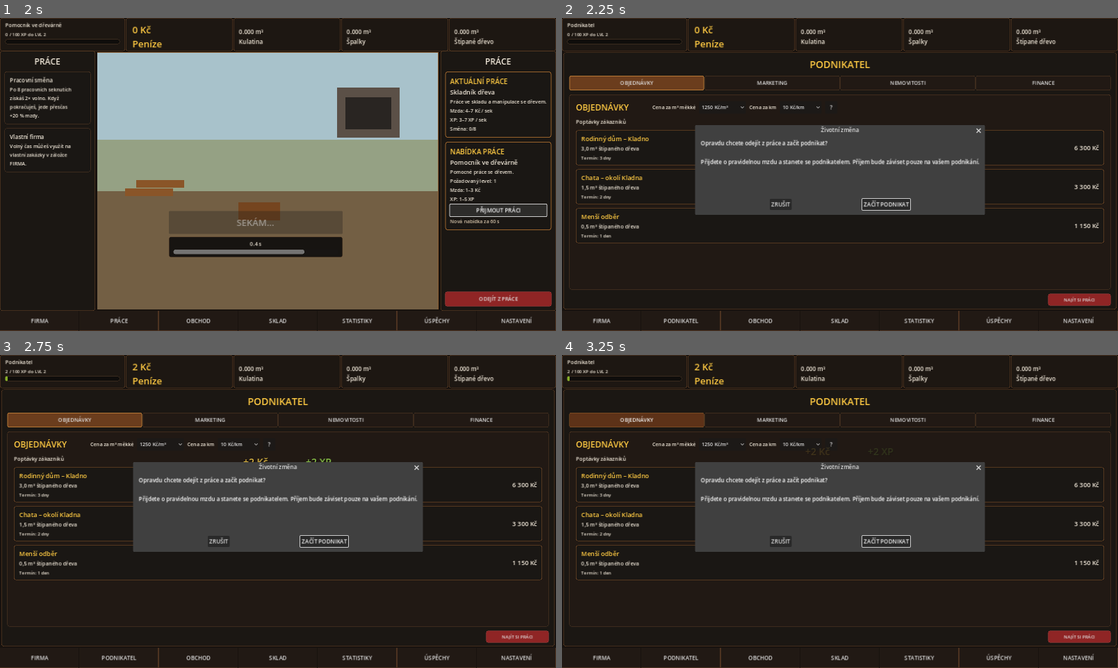
Above: before the commit, frames 1-4 (two rows, left to right).
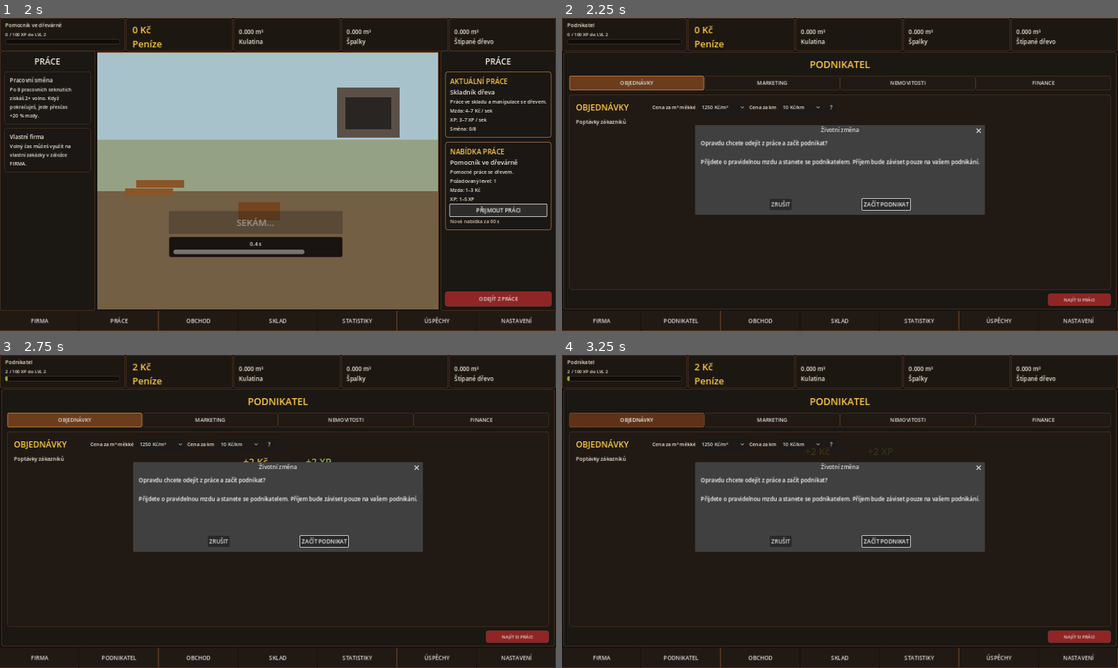
Above: after the commit, the same moments.

Repository: welewan-code/Lumberjack-John
Game: Godot game, scene res://Main.tscn
Same seed, same stepped clock (60 frames per second), same inputs: the game is played once before the commit and once after it.
Inputs:
- Up to frame 1 (2 s): click "SEKNOUT" at 0.5 s; click "PŘIJMOUT PRÁCI" at 1.25 s
- Up to frame 2 (2.25 s): click "ODEJÍT Z PRÁCE" at 2 s
- Up to frame 3 (2.75 s): no input
- Up to frame 4 (3.25 s): click "OBJEDNÁVKY" at 2.75 s

Frame 1 is identical in both runs. In frame 2, 1.6% of the frame differs, in the area x 2-98%, y 35-72%; in frame 3, 1.6%; in frame 4, 1.6%.

Commit message:
Remove placeholder order cards

Diff:
--- a/main_orders_pricing.gd
+++ b/main_orders_pricing.gd
@@ -63,34 +63,6 @@
 	header.add_child(help)
 
 	box.add_child(make_label("Poptávky zákazníků",15))
-	var orders: Array[Dictionary] = [
-		{"name":"Rodinný dům – Kladno","amount":"3,0 m³ štípaného dřeva","price":"6 300 Kč","term":"Termín: 3 dny"},
-		{"name":"Chata – okolí Kladna","amount":"1,5 m³ štípaného dřeva","price":"3 300 Kč","term":"Termín: 2 dny"},
-		{"name":"Menší odběr","amount":"0,5 m³ štípaného dřeva","price":"1 150 Kč","term":"Termín: 1 den"}
-	]
-	for order:Dictionary in orders:
-		var card:=PanelContainer.new()
-		card.add_theme_stylebox_override("panel",panel_style("#1a1714","#8a572b",6,1))
-		box.add_child(card)
-		var m:=MarginContainer.new()
-		m.add_theme_constant_override("margin_left",14)
-		m.add_theme_constant_override("margin_right",14)
-		m.add_theme_constant_override("margin_top",10)
-		m.add_theme_constant_override("margin_bottom",10)
-		card.add_child(m)
-		var row:=HBoxContainer.new()
-		m.add_child(row)
-		var info:=VBoxContainer.new()
-		info.size_flags_horizontal=Control.SIZE_EXPAND_FILL
-		row.add_child(info)
-		var name_label:=make_label(str(order["name"]),18)
-		name_label.add_theme_color_override("font_color",Color("#ffca42"))
-		info.add_child(name_label)
-		info.add_child(make_label(str(order["amount"]),15))
-		info.add_child(make_label(str(order["term"]),13))
-		var price:=make_label(str(order["price"]),18)
-		price.vertical_alignment=VERTICAL_ALIGNMENT_CENTER
-		row.add_child(price)
 
 func _on_softwood_price_selected(index: int, selector: OptionButton) -> void:
 	state["order_softwood_price_per_m3"] = int(selector.get_item_metadata(index))
